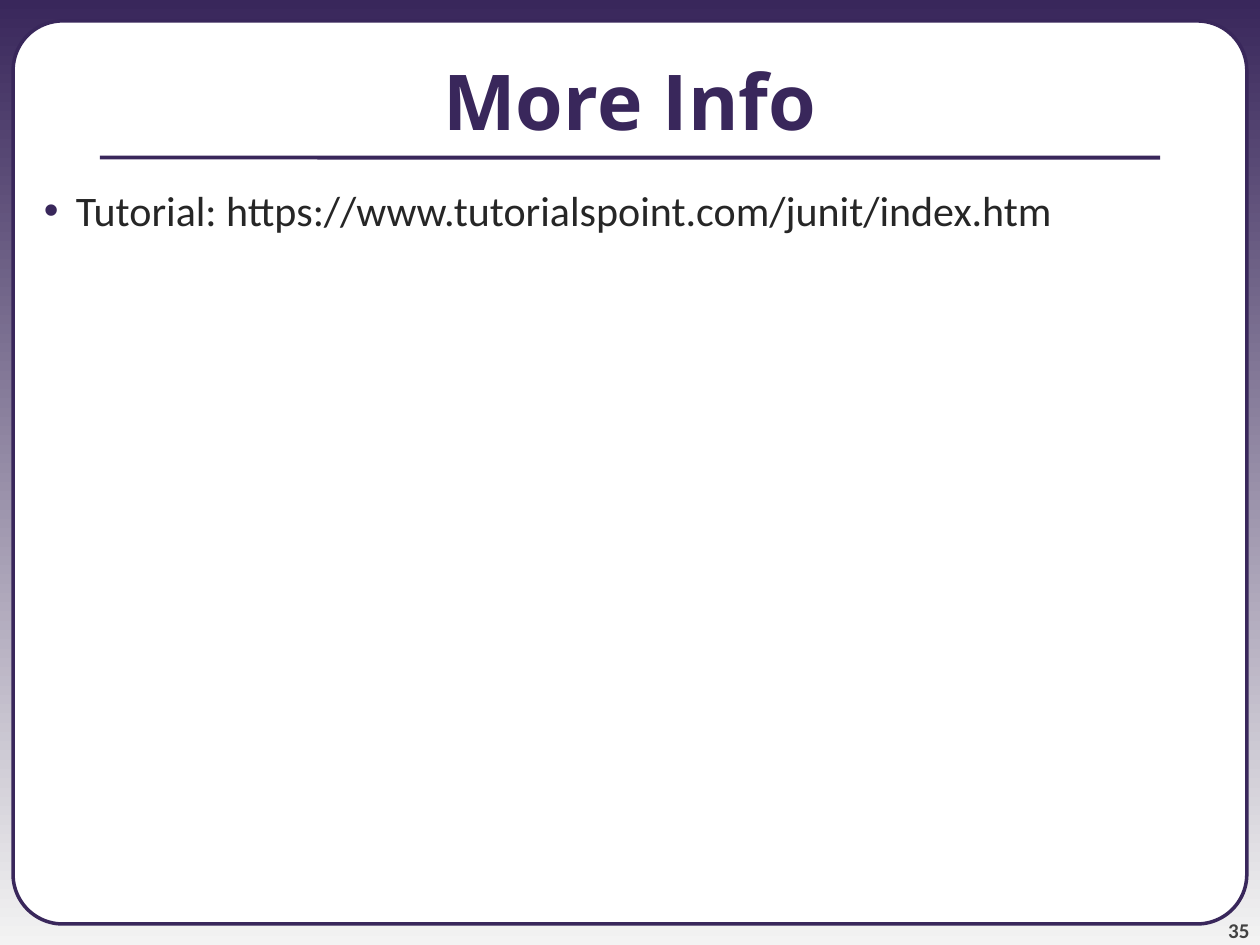
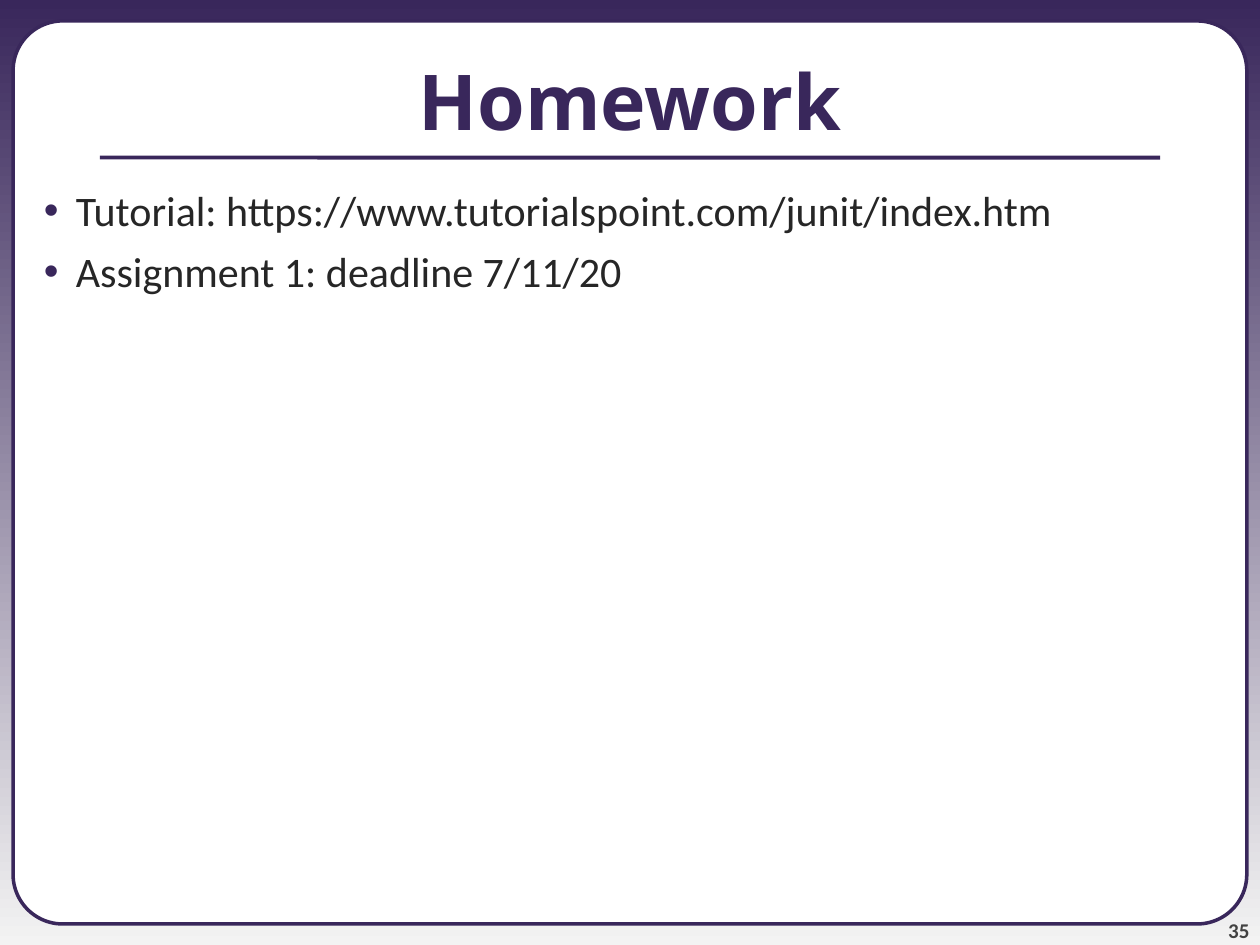
Before and after one commit to thanqminh/thanqminh.github.io, a slide deck: slide 35 of courses/oopjava/lecture6.ppt. Drawn at 1260x945 pixels with LibreOffice and Linux fonts; fonts in the diff are those of the drawing. Boxes give left, top, right and bottom in pixels: in the first picture for what was removed or moved away, otherwise in the second. Text is boxed around its words. In the diff, an @@ line names an element or a change of style, - is before the commit and + after.

Commit message:
add assignment1

```diff
--- a/courses/oopjava/lecture6.ppt
+++ b/courses/oopjava/lecture6.ppt
@@ title at box(419, 71, 841, 131): text changed @@
-More Info
+Homework
@@ text at box(76, 258, 622, 295): paragraph added @@
+• Assignment 1: deadline 7/11/20
```
Also in this commit, not shown: 3 other files.
